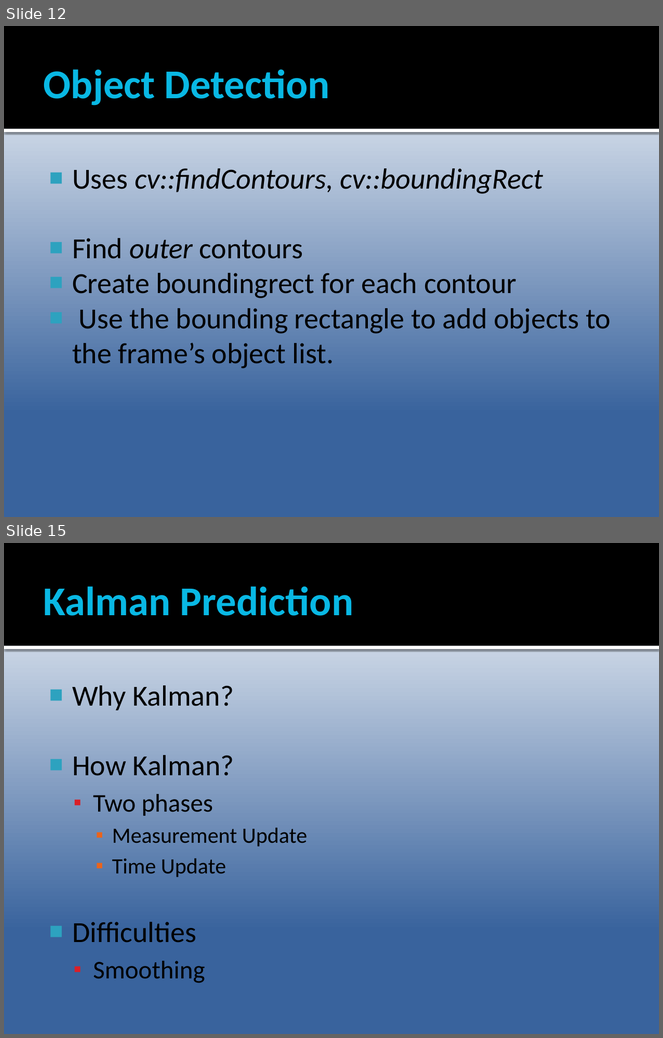
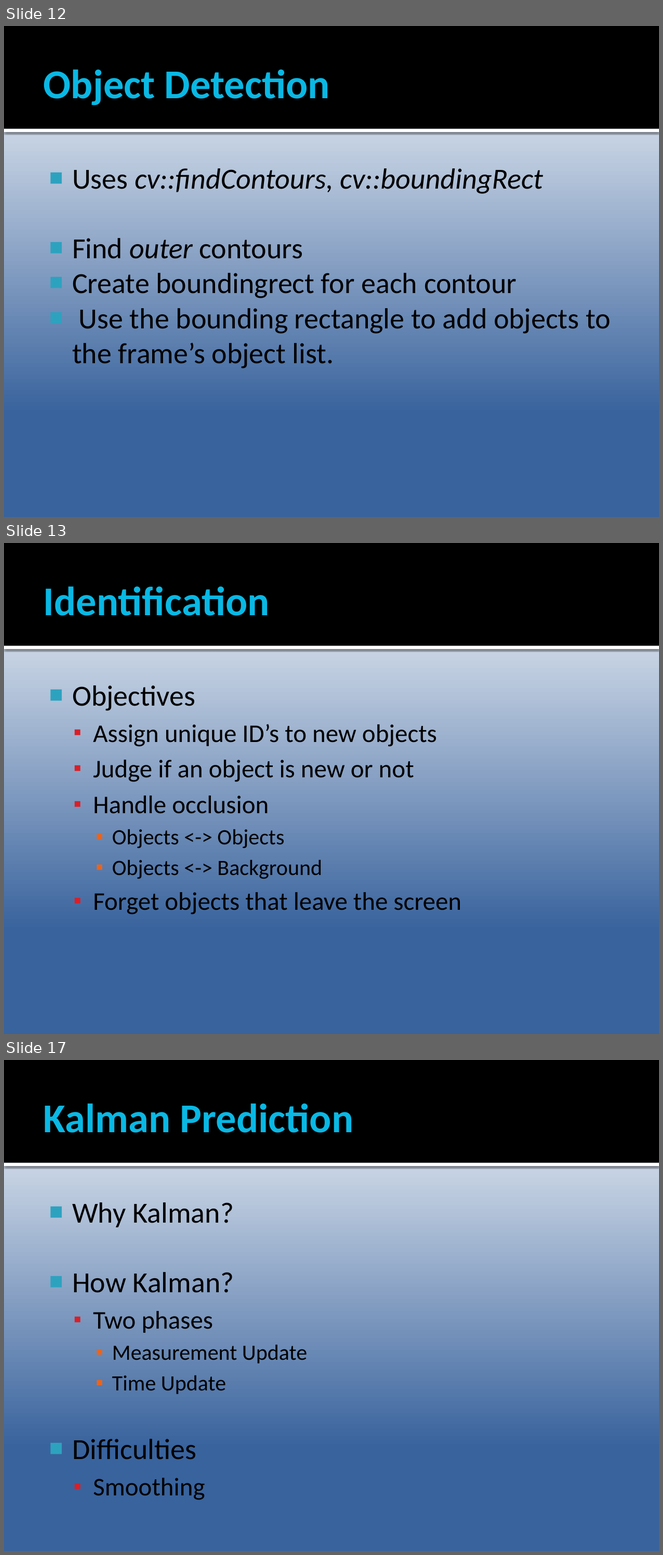
Before and after one commit to Epipolarna/Tracking, a slide deck: Documentation/TSBB15prez.pptx. Shown one above the other, each under a label of ours: slides 12 and 15 before the commit, slides 12, 13 and 17 after it; the slides between them are not shown. The pictures are 663x1038 and 663x1555 pixels, drawn with LibreOffice and Linux fonts; fonts in the diff are those of the drawing; background and template pictures are left out. Boxes give left, top, right and bottom in pixels: in the first picture for what was removed or moved away, otherwise in the second. Text is boxed around its words. In the diff, an @@ line names an element or a change of style, - is before the commit and + after.

```diff
--- a/Documentation/TSBB15prez.pptx
+++ b/Documentation/TSBB15prez.pptx
@@ slide 13 added at [4,543,659,1034], background gradient #FFFFFF to #39639D; not listed: 2 template elements that a slide beside it also shows @@
@@ title added at [44,586,270,616], 45 pt, text #08B8E4, bold @@
+Identification
@@ text added at [72,685,462,915], 28 pt, text #000000 @@
+■ Objectives
+  ▪ Assign unique ID’s to new objects
+  ▪ Judge if an object is new or not
+  ▪ Handle occlusion
+    ▪ Objects <-> Objects
+    ▪ Objects <-> Background
+  ▪ Forget objects that leave the screen
@@ what was slide 15 is now slide 17 @@
```
Also in this commit, not shown: 3 other slides added, 2 slides removed.
